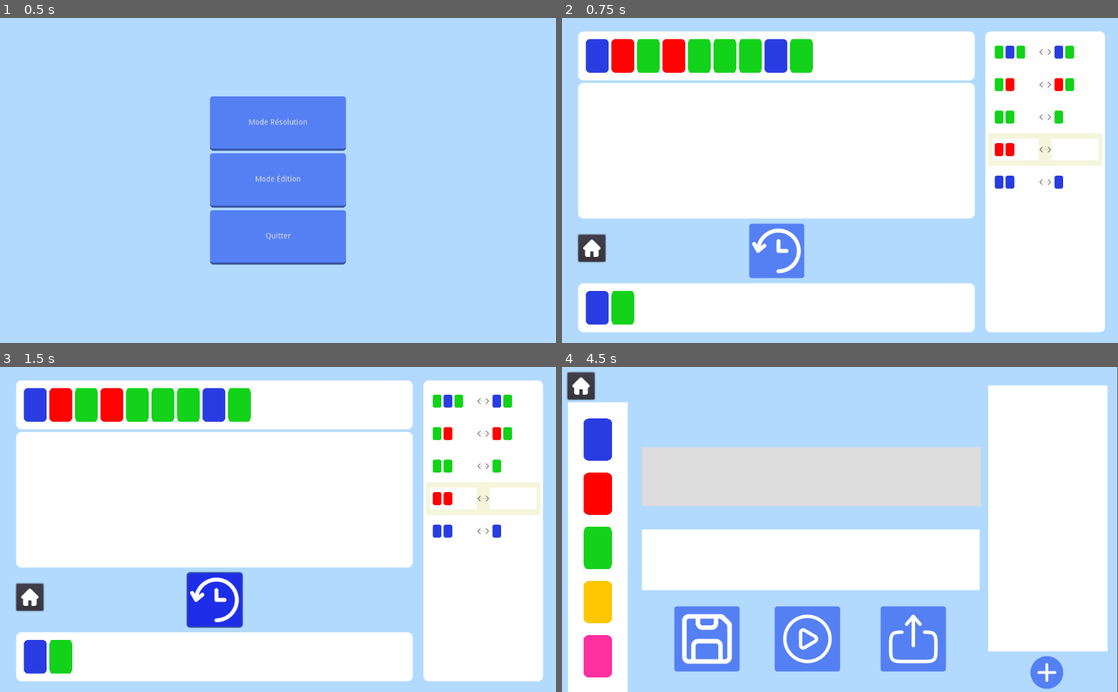
Above: before the commit, frames 1-4 (two rows, left to right).
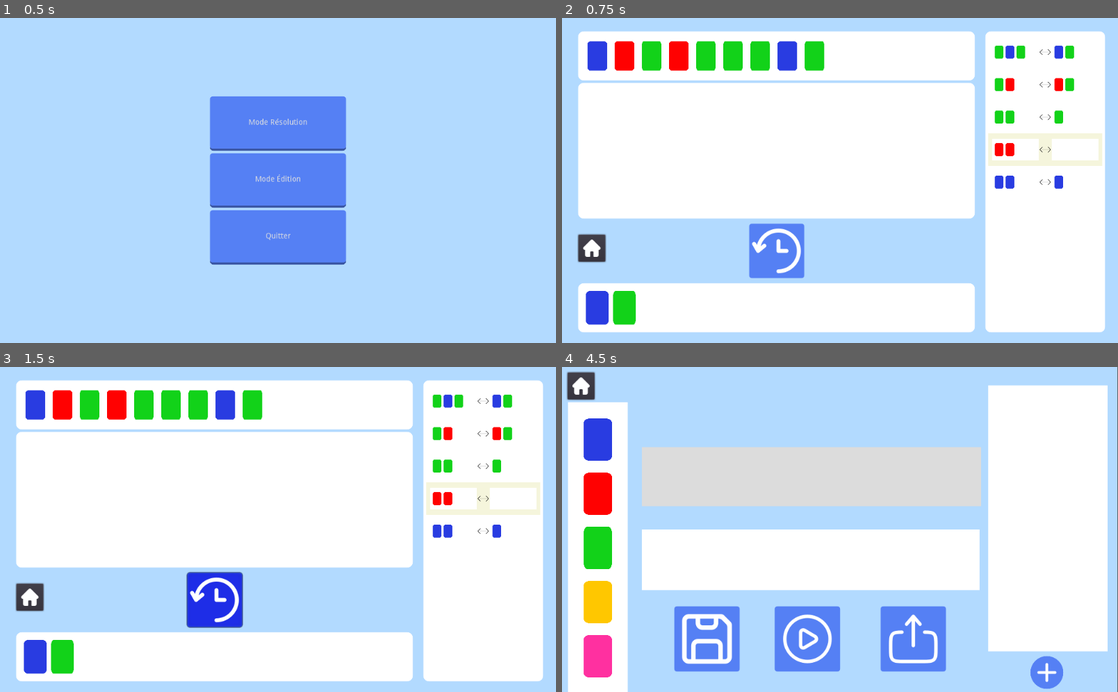
Above: after the commit, the same moments.

Repository: Pertatis/ProjetDomino
Game: Godot game, scene res://Scenes/Menus/MainMenu.tscn
Same seed, same stepped clock (60 frames per second), same inputs: the game is played once before the commit and once after it.
Inputs (mouse positions are in pixels of both pictures, inside the frame that each line leads up to):
- Up to frame 1 (0.5 s): no input
- Up to frame 2 (0.75 s): click "Mode Résolution" at 0.5 s
- Up to frame 3 (1.5 s): click (216, 601) at 1.25 s
- Up to frame 4 (4.5 s): click (778, 601) at 2 s; click (778, 601) at 2.75 s; click (589, 597) at 3.5 s; click "Mode Édition" at 4.25 s

Frame 1 is identical in both runs. In frame 2, 2.3% of the frame differs, in the area x 4-48%, y 6-95%; in frame 3, 2.3%; in frame 4, nothing differs.

Commit message:
narrowed dominos in resolution

Diff:
--- a/Scenes/Resolution.gd
+++ b/Scenes/Resolution.gd
@@ -5,7 +5,8 @@
 var historique_inst:PackedScene = preload("res://Scenes/Historique.tscn")
 var rond_historique:PackedScene = preload("res://Scenes/RondHistorique.tscn")
 
-const distance_domino = 47
+const distance_domino = 50
+const max_nb_domino = 14
 
 
 var base:Array
@@ -35,6 +36,7 @@
 	for domino in test["Base"]:
 		instance = Global.get_domino(self,domino)
 		instance.position = $Background/Base/BasePoint.position + (Vector2.RIGHT * distance_domino * ($Background/Base.get_child_count() - 1))
+		instance.scale = Vector2(0.7, 0.7)
 		$Background/Base.add_child(instance)
 
 	#Ajoute l'objectif
@@ -184,6 +186,7 @@
 				domino_inserer.invert()
 				for element in domino_inserer:
 					base.insert(selected_dominos[0] - 1, element)
+					regler_taille_domino()
 				add_element_to_history(before_removing_base.duplicate())
 
 		elif selected_dominos.size() <= 1:
@@ -191,15 +194,16 @@
 			if not selected_dominos.empty():
 				where_to_add = selected_dominos[0]
 
-			if regle_actuelle[0] == [''] and regle_actuelle[1].size() + base.size() <= 15:
+			if regle_actuelle[0] == [''] and regle_actuelle[1].size() + base.size() <= max_nb_domino:
 				domino_inserer = regle_actuelle[1].duplicate()
-			elif regle_actuelle[1] == [''] and regle_actuelle[0].size() + base.size() <= 15:
+			elif regle_actuelle[1] == [''] and regle_actuelle[0].size() + base.size() <= max_nb_domino:
 				domino_inserer = regle_actuelle[0].duplicate()
 
 			if domino_inserer:
 				domino_inserer.invert()
 				for element in domino_inserer:
 					base.insert(where_to_add, element)
+					regler_taille_domino()
 				add_element_to_history(before_removing_base.duplicate())
 
 	# Reset selection
@@ -219,6 +223,7 @@
 		instance = Global.get_domino(self, domino)
 		if instance:
 			instance.position = $Background/Base/BasePoint.position + (Vector2.RIGHT * distance_domino * ($Background/Base.get_child_count() - 1))
+			instance.scale = Vector2(0.7, 0.7)
 			$Background/Base.add_child(instance)
 
 	base = Global.remove_whitespace(base)
@@ -249,9 +254,9 @@
 
 func si_nombre_domino_max(regle):
 	if regle[0] == selected_dominos_type:
-		return base.size() - regle[0].size() + regle[1].size() <= 15
+		return base.size() - regle[0].size() + regle[1].size() <= max_nb_domino
 	else:
-		return (base.size() - regle[1].size() + regle[0].size() <= 15)
+		return (base.size() - regle[1].size() + regle[0].size() <= max_nb_domino)
 
 func regler_taille_domino():
 	var all_dominos = $Background/Base.get_children()
@@ -261,7 +266,7 @@
 			if (element.get_index() in selected_dominos):
 				element.scale = Vector2(0.88,0.88)
 			else:
-				element.scale = Vector2(0.8,0.8)
+				element.scale = Vector2(0.7,0.7)
 
 func _on_Menu_pressed():
 	var error = get_tree().change_scene("res://Scenes/Menus/MainMenu.tscn")
@@ -286,6 +291,7 @@
 	for domino in base:
 		instance = Global.get_domino(self,domino)
 		instance.position = $Background/Base/BasePoint.position + (Vector2.RIGHT * distance_domino * ($Background/Base.get_child_count() - 1))
+		instance.scale = Vector2(0.7, 0.7)
 		$Background/Base.add_child(instance)
 
 	#supprimer les lignes de l'historique de l'interface
--- a/Scenes/RondHistorique.tscn
+++ b/Scenes/RondHistorique.tscn
@@ -1,6 +1,6 @@
 [gd_scene load_steps=2 format=2]
 
-[ext_resource path="res://round-svgrepo-com.svg" type="Texture" id=1]
+[ext_resource path="res://Graphics/cercle.svg" type="Texture" id=1]
 
 [node name="RondHistorique" type="Node2D"]
 
Renamed: round-svgrepo-com.svg -> Graphics/cercle.svg
Not shown, changed: Graphics/cercle.svg.import
